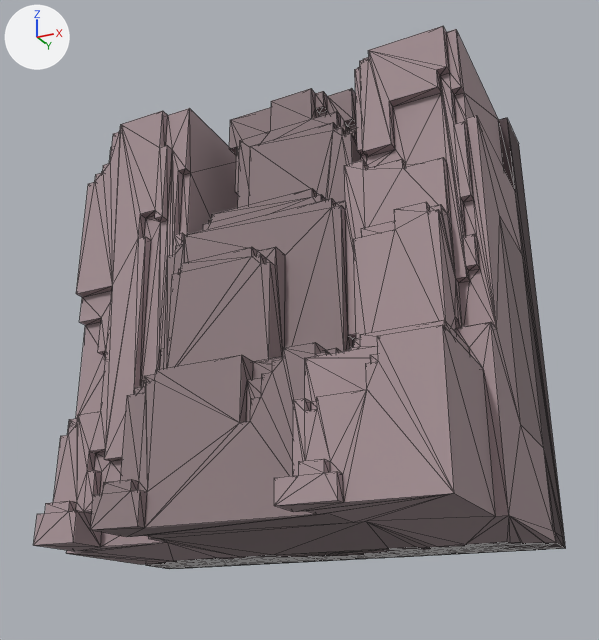
An edit to the OBJ model Assets/Map Components/Tall Tall Ridge/tall-tall-ridge.obj, drawn before and after from the same camera.
Camera for both pictures: a camera (50 mm lens) standing at (3.86, -6.51, -0.99) and looking at (0.26, 0.69, 2.25). Arrows for +X, +Y and +Z are at upper left; the lights stay in place. Mesh edges are drawn as thin lines. Where no turn or scale is listed for an object, it has been applied to the vertices. Vertices at the same position are counted once.

Names of what the first picture shows: 'Untitled'.
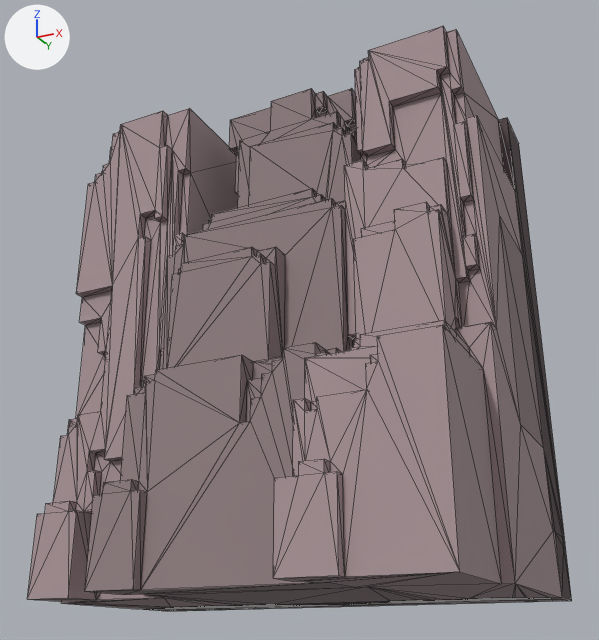
The newer file is also turned or shifted as a whole; pictures and numbers use the older file's frame.

Changed parts and their boxes [x1, y1, x2, y2] in the pictures (599 x 640 px):
'Untitled', reshaped (8% taller): before [34, 26, 566, 569]; after [27, 26, 572, 611]
part 1 of me_untitled, cut back: before [34, 268, 566, 569]; after [27, 268, 572, 611]

The edits, one by one:
me_untitled is used by ob_untitled; location (0.0, 0.0, 0.0).
me_untitled had 839 vertices, 1672 faces and spanned x -2.4..2.4, y -1.2..2.4, z 0.0..4.8.
me_untitled now has 736 vertices, 1466 faces and spans x -2.4..2.4, y -1.2..2.4, z -0.5..4.8.
Part 1, on me_untitled:
133 vertices are removed from x -2.3..2.4, y -0.2..2.3, z 0.0.
302 faces are deleted.
36 vertices in x -2.4..2.4, y -1.2..1.9, z 0.0 move by (0.0, 0.0, -0.5).
2 vertices move from x -1.5..1.1, y 1.8, z 0.0 to x -0.5..1.2, y 1.8, z -0.5.
17 vertices are added at x -2.0..2.4, y -0.2..1.9, z -0.5.
6 new vertices lie (0.0, 0.0, -0.5) away from vertices in x -2.4..2.4, y 1.7..2.4, z 0.0.
7 new vertices lie (0.0, 0.1, 0.0) away from vertices in x -1.2..2.3, y 1.6..1.9, z -0.5.
96 new faces join them.
